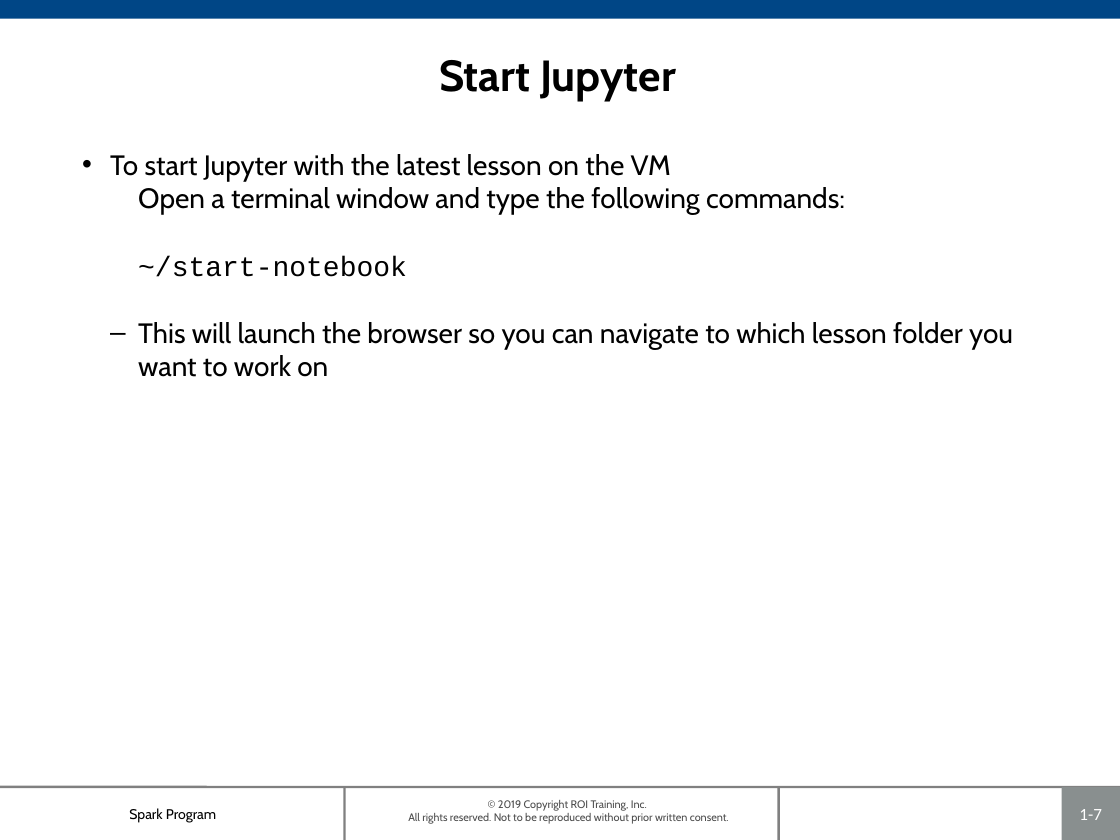
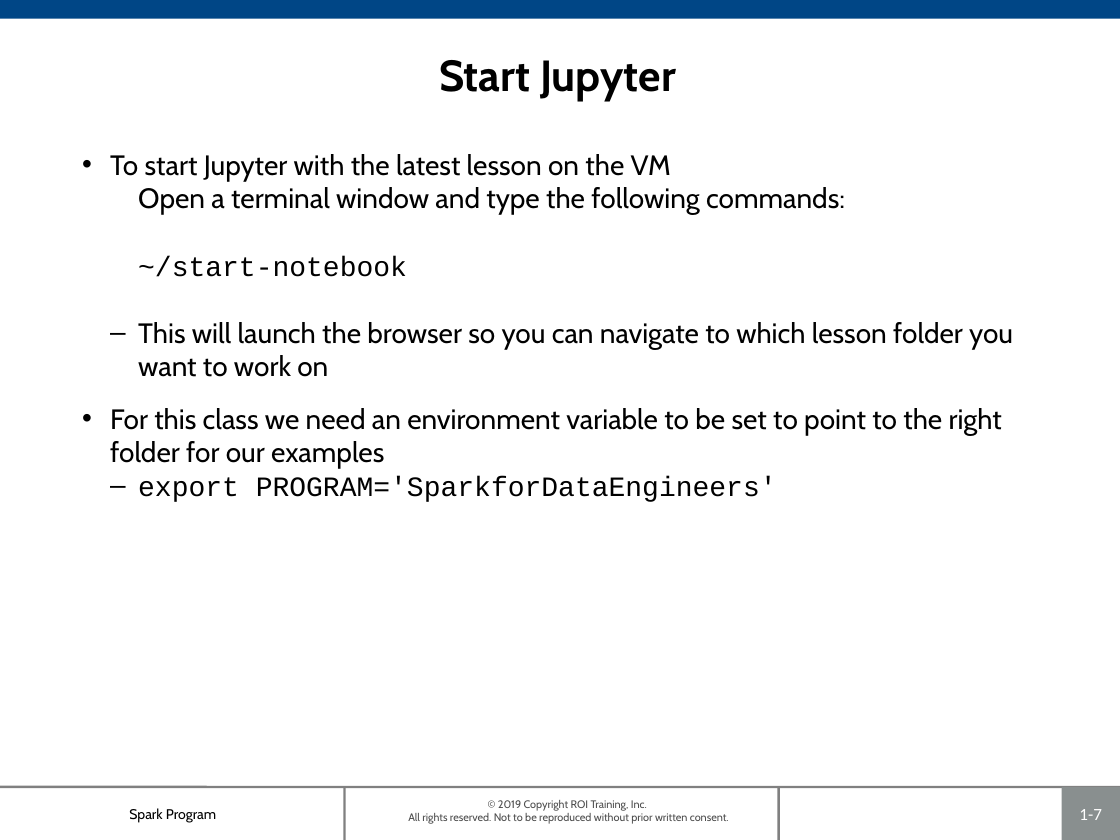
Before and after one commit to roitraining/SparkforDataEngineers, a slide deck: slide 7 of Ch01_IntroToSpark.pptx. Drawn at 1120x840 pixels with LibreOffice and Linux fonts; fonts in the diff are those of the drawing; background and template pictures are left out. Boxes give left, top, right and bottom in pixels: in the first picture for what was removed or moved away, otherwise in the second. Text is boxed around its words. In the diff, an @@ line names an element or a change of style, - is before the commit and + after.

```diff
--- a/Ch01_IntroToSpark.pptx
+++ b/Ch01_IntroToSpark.pptx
@@ text at (110, 408, 1002, 502): paragraphs added @@
+• For this class we need an environment variable to be set to point to the right folder for our examples
+  – export PROGRAM='SparkforDataEngineers'
```
Also in this commit, not shown: 3 other slides changed, 2 other files.
